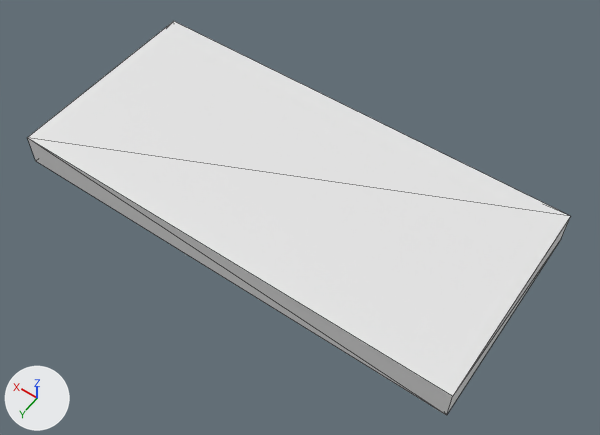
A saved change to the glTF model dev/models/stage.glb.
Camera for both pictures: a 50 mm camera at (-9.93, 29.63, 20.24) aimed at (-0.67, 16.67, -0.12). The lights are fixed; the arrows at lower left show +X, +Y and +Z. Mesh edges are drawn as thin lines. Vertices at the same position are counted once.

The first picture shows 'Stage'.
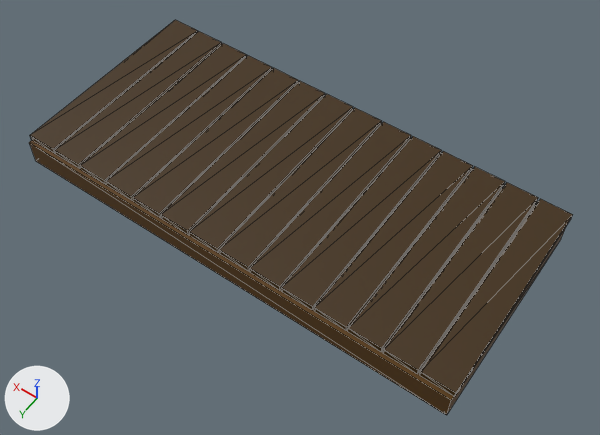
The edits, one by one:
Picture 'DW 1 Color Palette - color-hex.com - gradient' (img_dw_1_color_palette___color_hex_com___gradient) is new.
Material 'GradientMaterial' (mat_gradientmaterial) is new.
Its texture is img_dw_1_color_palette___color_hex_com___gradient.
me_cube_001 is used by ob_stage; location (0.03, 16.29, 0.16).
Verts and faces of me_cube_001; kept vertices keep their numbers, new ones are numbered from 8.
Before the commit, vertices of me_cube_001: 1 (-7.6, -3.5, 0.9) at pixel (570, 216), 3 (-7.6, 3.5, 0.9) at pixel (452, 396), 5 (7.6, -3.5, 0.9) at pixel (173, 21), 7 (7.6, 3.5, 0.9) at pixel (27, 137).
me_cube_001 had 8 vertices, 12 faces and spanned x -7.6..7.6, y -3.5..3.5, z -0.2..0.9.
me_cube_001 now has 120 vertices, 180 faces and spans x -7.7..7.7, y -3.6..3.5, z -0.2..0.9.
me_cube_001 part 1: a new loose piece, a box spanning x -7.68..-6.63, y -3.64..3.39, z 0.66..0.86, in mat_gradientmaterial (picture img_dw_1_color_palette___color_hex_com___gradient).
me_cube_001 part 2: a new loose piece, a box spanning x -6.58..-5.53, y -3.64..3.39, z 0.66..0.86, in mat_gradientmaterial (picture img_dw_1_color_palette___color_hex_com___gradient).
me_cube_001 part 3: a new loose piece, a box spanning x -5.47..-4.43, y -3.64..3.39, z 0.66..0.86, in mat_gradientmaterial (picture img_dw_1_color_palette___color_hex_com___gradient).
me_cube_001 part 4: a new loose piece, a box spanning x -4.37..-3.33, y -3.64..3.39, z 0.66..0.86, in mat_gradientmaterial (picture img_dw_1_color_palette___color_hex_com___gradient).
me_cube_001 part 5: a new loose piece, a box spanning x -3.27..-2.23, y -3.64..3.39, z 0.66..0.86, in mat_gradientmaterial (picture img_dw_1_color_palette___color_hex_com___gradient).
me_cube_001 part 6: a new loose piece, a box spanning x -2.17..-1.13, y -3.64..3.39, z 0.66..0.86, in mat_gradientmaterial (picture img_dw_1_color_palette___color_hex_com___gradient).
me_cube_001 part 7: a new loose piece, a box spanning x -1.07..-0.03, y -3.64..3.39, z 0.66..0.86, in mat_gradientmaterial (picture img_dw_1_color_palette___color_hex_com___gradient).
me_cube_001 part 8: a new loose piece, a box spanning x 0.03..1.08, y -3.64..3.39, z 0.66..0.86, in mat_gradientmaterial (picture img_dw_1_color_palette___color_hex_com___gradient).
me_cube_001 part 9: a new loose piece, a box spanning x 1.13..2.18, y -3.64..3.39, z 0.66..0.86, in mat_gradientmaterial (picture img_dw_1_color_palette___color_hex_com___gradient).
me_cube_001 part 10: a new loose piece, a box spanning x 2.23..3.28, y -3.64..3.39, z 0.66..0.86, in mat_gradientmaterial (picture img_dw_1_color_palette___color_hex_com___gradient).
me_cube_001 part 11: a new loose piece, a box spanning x 3.34..4.38, y -3.64..3.39, z 0.66..0.86, in mat_gradientmaterial (picture img_dw_1_color_palette___color_hex_com___gradient).
me_cube_001 part 12: a new loose piece, a box spanning x 4.44..5.48, y -3.64..3.39, z 0.66..0.86, in mat_gradientmaterial (picture img_dw_1_color_palette___color_hex_com___gradient).
me_cube_001 part 13: a new loose piece, a box spanning x 5.54..6.58, y -3.64..3.39, z 0.66..0.86, in mat_gradientmaterial (picture img_dw_1_color_palette___color_hex_com___gradient).
me_cube_001 part 14: a new loose piece, a box spanning x 6.64..7.68, y -3.64..3.39, z 0.66..0.86, in mat_gradientmaterial (picture img_dw_1_color_palette___color_hex_com___gradient).
Part 15, on me_cube_001:
Vertices 1, 3, 5, 7 move by (0.0, 0.0, -0.2).
me_cube_001 now uses material mat_gradientmaterial (picture img_dw_1_color_palette___color_hex_com___gradient).

Where the change shows, as pixel boxes (x1, y1, x2, y2) in the pictures (600 x 435 px; the box of a moved part takes in the faces that stretch with it):
'Stage', reshaped: before (27, 21, 570, 415); after (29, 20, 573, 415)
part 1 of me_cube_001, added (brown): after (419, 199, 573, 397)
part 2 of me_cube_001, added (brown): after (383, 183, 538, 374)
part 3 of me_cube_001, added (brown): after (348, 166, 505, 352)
part 4 of me_cube_001, added (brown): after (314, 151, 473, 330)
part 5 of me_cube_001, added (brown): after (281, 136, 442, 310)
part 6 of me_cube_001, added (brown): after (250, 122, 411, 290)
part 7 of me_cube_001, added (brown): after (219, 108, 382, 271)
part 8 of me_cube_001, added (brown): after (189, 94, 353, 253)
part 9 of me_cube_001, added (brown): after (161, 81, 325, 235)
part 10 of me_cube_001, added (brown): after (133, 68, 298, 217)
part 11 of me_cube_001, added (brown): after (106, 56, 272, 201)
part 12 of me_cube_001, added (brown): after (80, 43, 247, 185)
part 13 of me_cube_001, added (brown): after (54, 31, 222, 169)
part 14 of me_cube_001, added (brown): after (30, 20, 198, 154)
part 15 of me_cube_001, moved or reshaped: before (27, 21, 570, 415); after (29, 140, 566, 415)
